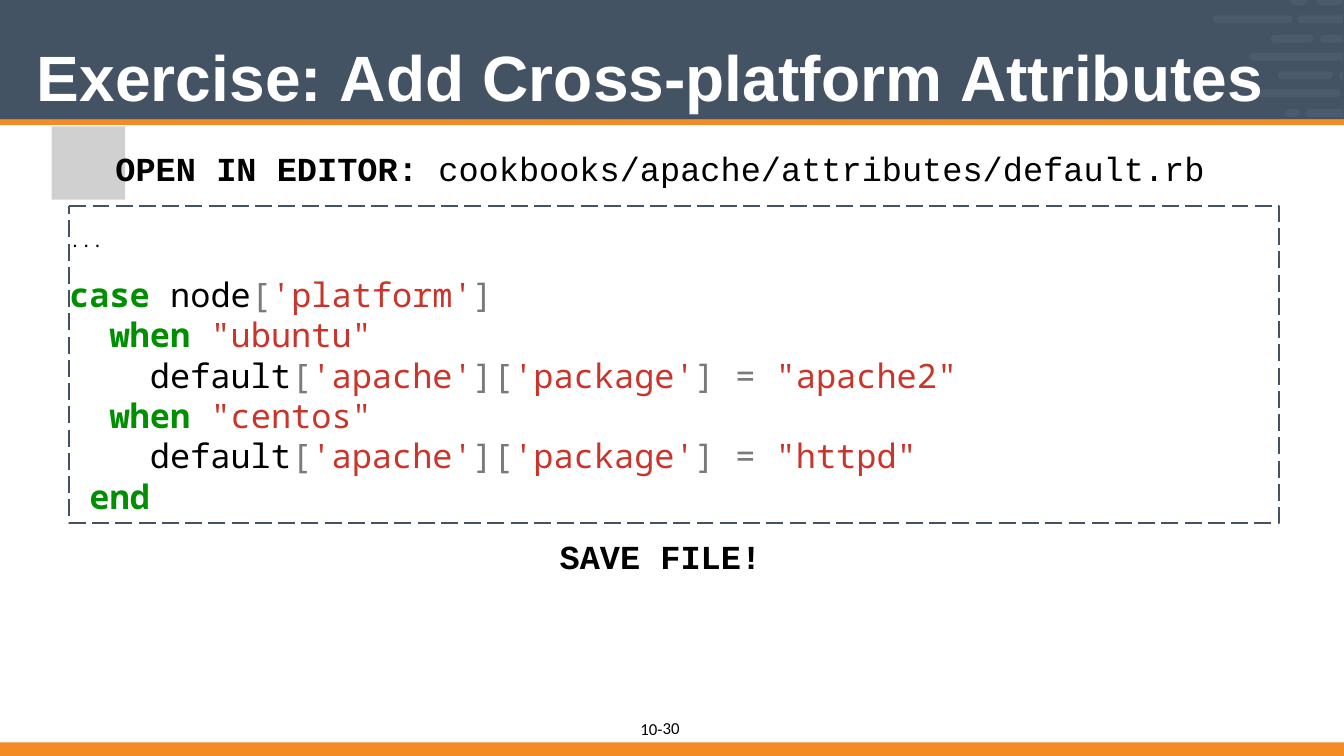
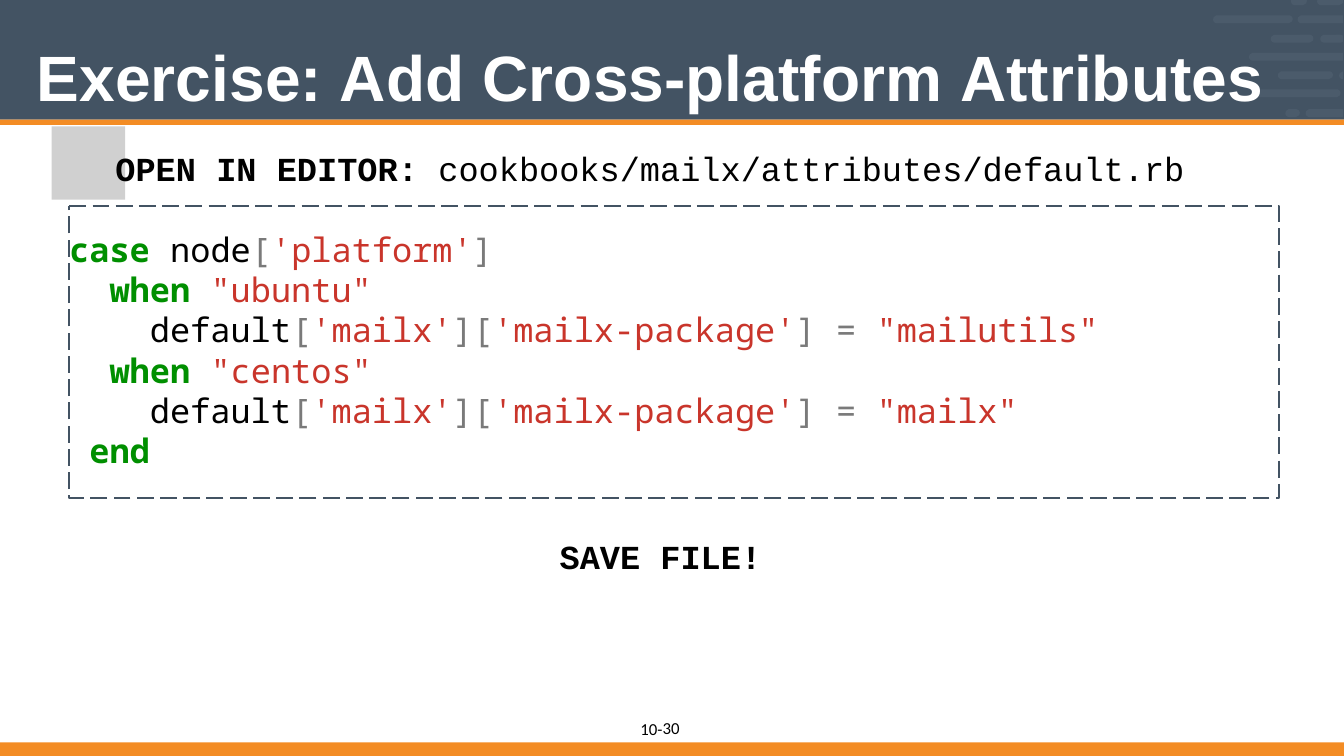
Before and after one commit to vinyar/chef-intermediate, a slide deck: slide 30 of 10-introduction_to_chefspec.pptx. Drawn at 1344x756 pixels with LibreOffice and Linux fonts; fonts in the diff are those of the drawing; grey boxes stand for pictures. Boxes give left, top, right and bottom in pixels: in the first picture for what was removed or moved away, otherwise in the second. Text is boxed around its words. In the diff, an @@ line names an element or a change of style, - is before the commit and + after.

Commit message:
Revert "Changed chefspec section to use apache as an example instead of mailx."

```diff
--- a/10-introduction_to_chefspec.pptx
+++ b/10-introduction_to_chefspec.pptx
@@ text at (x1=115, y1=156, x2=1184, y2=190): text changed @@
-OPEN IN EDITOR: cookbooks/apache/attributes/default.rb
+OPEN IN EDITOR: cookbooks/mailx/attributes/default.rb
@@ text in freeform shape at (x1=70, y1=206, x2=1279, y2=497): paragraph removed @@
-...
@@ freeform shape "case node['platform']" resized from (x1=70, y1=206, x2=1279, y2=522) to (x1=70, y1=206, x2=1279, y2=497) @@
@@ text in freeform shape at (x1=150, y1=316, x2=1099, y2=351): text changed @@
-default['apache']['package'] = "apache2"
+default['mailx']['mailx-package'] = "mailutils"
@@ text in freeform shape at (x1=150, y1=397, x2=1018, y2=432): text changed @@
-default['apache']['package'] = "httpd"
+default['mailx']['mailx-package'] = "mailx"
```
Also in this commit, not shown: 8 other slides changed.
